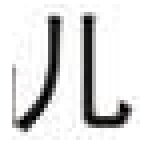
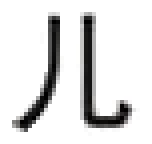
Layered file, before and after one edit (152x144). Changes by layer:
painted on "Pasted Layer" over 12, 4, 140, 140
